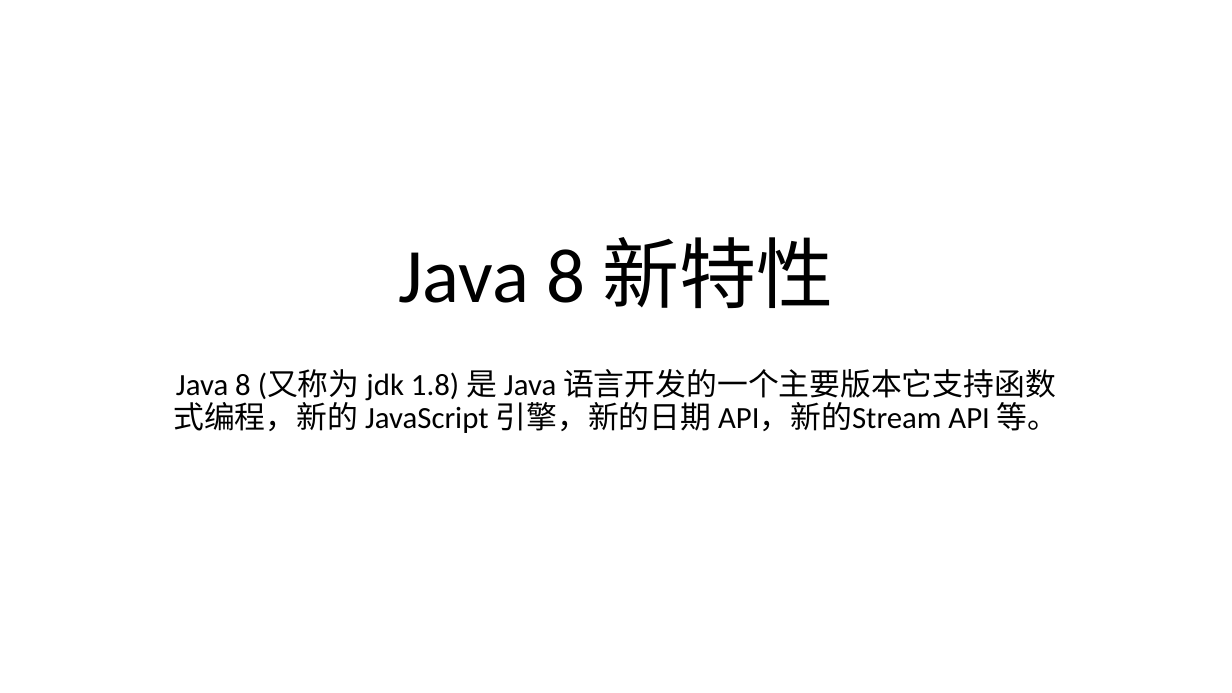
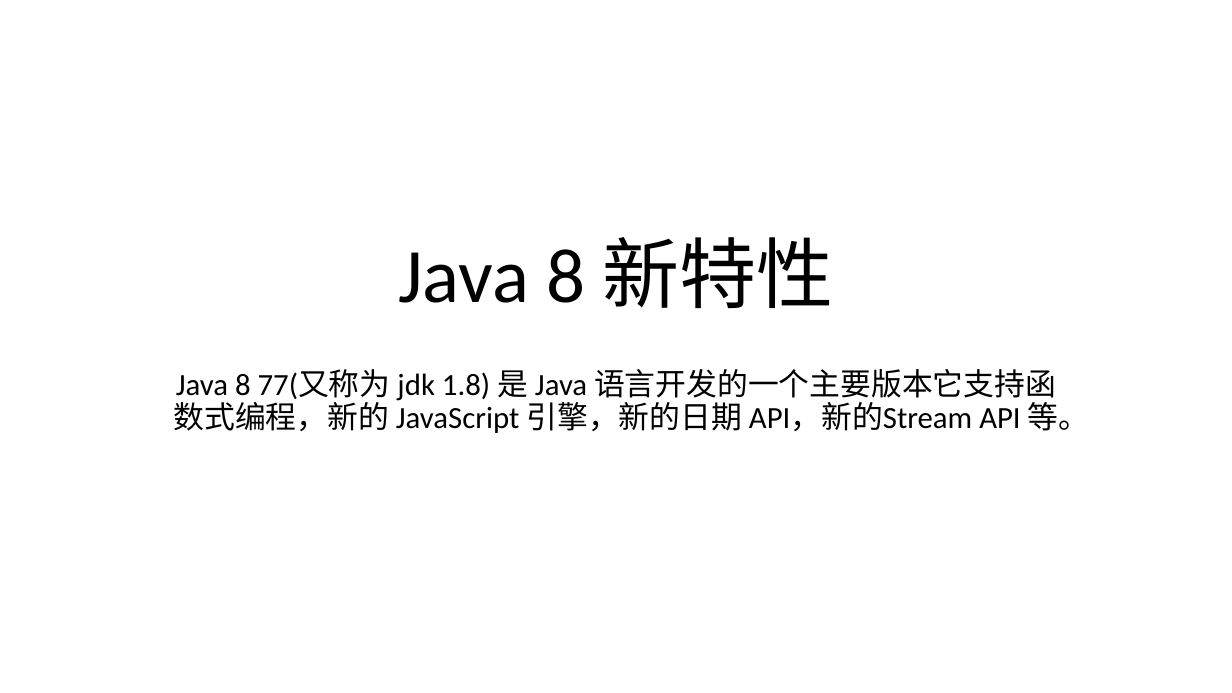
Before and after one commit to yuanbaojian/cbt, a slide deck: slide 1 of src/main/java/com/ybj/cbt/Learn/Java8Feature/java8特性.pptx. Drawn at 1232x693 pixels with LibreOffice and Linux fonts; fonts in the diff are those of the drawing. Boxes give left, top, right and bottom in pixels: in the first picture for what was removed or moved away, otherwise in the second. Text is boxed around its words. In the diff, an @@ line names an element or a change of style, - is before the commit and + after.

```diff
--- a/src/main/java/com/ybj/cbt/Learn/Java8Feature/java8特性.pptx
+++ b/src/main/java/com/ybj/cbt/Learn/Java8Feature/java8特性.pptx
@@ subtitle at [173, 369, 1090, 433]: text changed @@
-Java 8 (又称为 jdk 1.8) 是 Java 语言开发的一个主要版本它支持函数式编程，新的 JavaScript 引擎，新的日期 API，新的Stream API 等。
+Java 8 77(又称为 jdk 1.8) 是 Java 语言开发的一个主要版本它支持函数式编程，新的 JavaScript 引擎，新的日期 API，新的Stream API 等。
```
Also in this commit, not shown: 3 other files.
